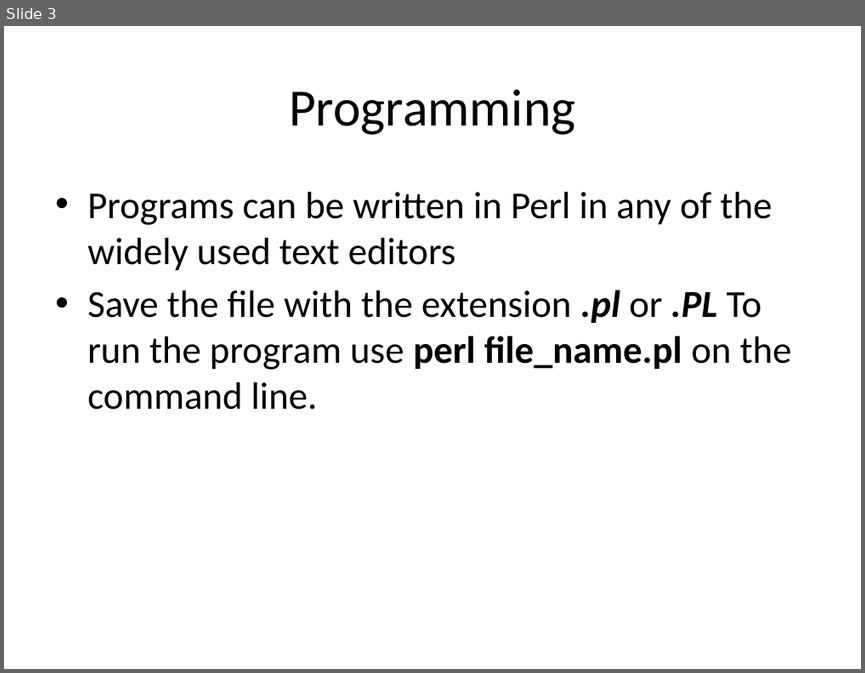
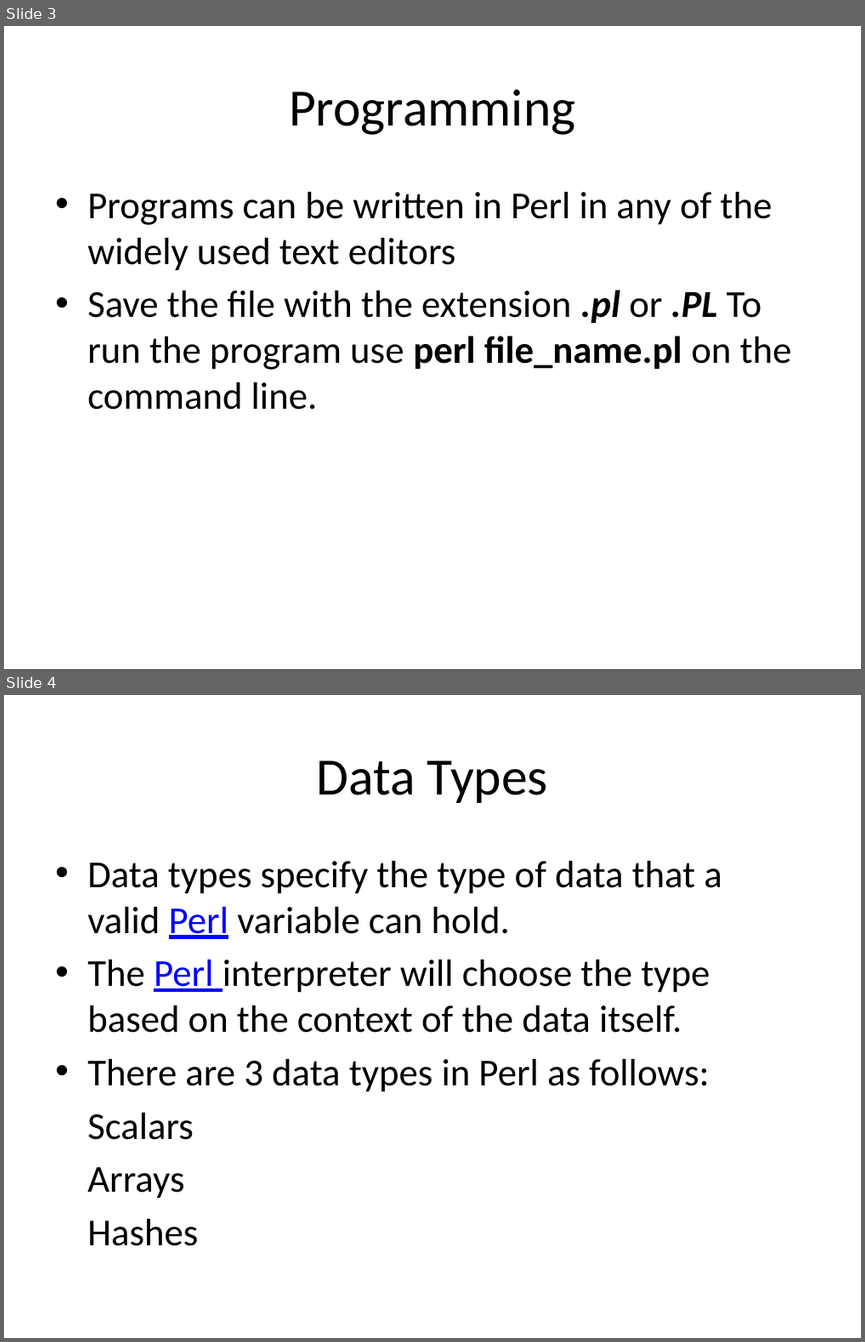
Before and after one commit to srivalli-project/BI_Team_Status, a slide deck: Santhoshi/PerlBasics.pptx. Shown one above the other, each under a label of ours: slide 3 before the commit, slides 3 and 4 after it. The pictures are 865x673 and 865x1342 pixels, drawn with LibreOffice and Linux fonts; fonts in the diff are those of the drawing. Boxes give left, top, right and bottom in pixels: in the first picture for what was removed or moved away, otherwise in the second. Text is boxed around its words. In the diff, an @@ line names an element or a change of style, - is before the commit and + after.

```diff
--- a/Santhoshi/PerlBasics.pptx
+++ b/Santhoshi/PerlBasics.pptx
@@ slide 4 added at bbox=[4, 695, 861, 1338], background #FFFFFF @@
@@ title added at bbox=[317, 760, 548, 803], 44 pt, text #000000 @@
+Data Types
@@ text added at bbox=[87, 861, 721, 1246], 32 pt, text #000000 @@
+• Data types specify the type of data that a valid Perl variable can hold.
+• The Perl interpreter will choose the type based on the context of the data itself.
+• There are 3 data types in Perl as follows:
+Scalars
+Arrays
+Hashes
```
Also in this commit, not shown: 12 other slides added, 8 other files.
